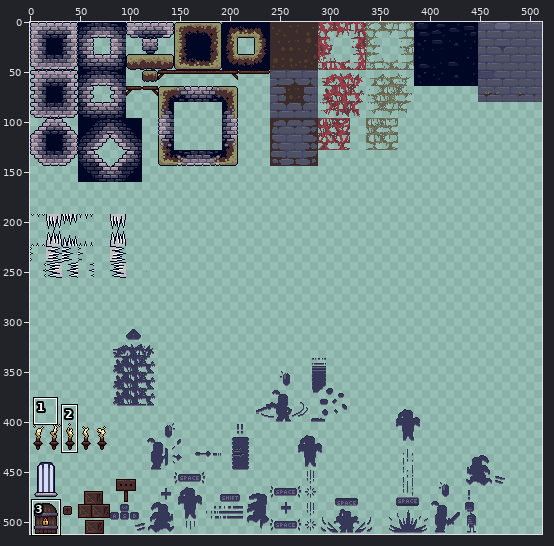
File history of a sprite sheet, assets/sprites/tilesetv7.png. Above, an overview of the earlier version with the close-up marked.
Close-up. Before:
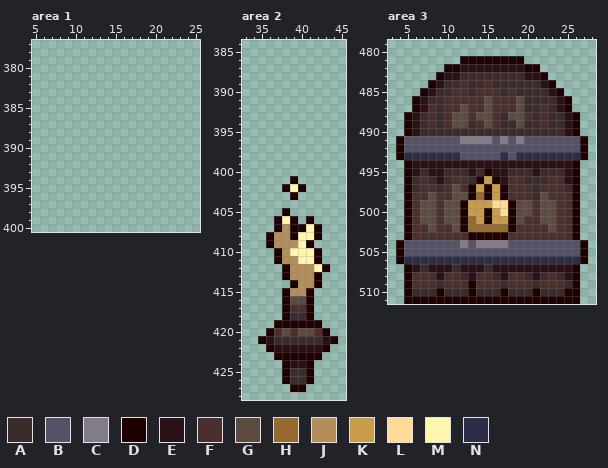
The file is 512x512 pixels. Colours within 5 levels of each other are drawn and written as one. Shown: area 1: x 5..25, y 377..400; area 2: x 33..45, y 384..428; area 3: x 3..28, y 479..511. The commit also changed other parts of the picture, which this record leaves out.
Palette (. is transparent): A #3b2b2a  B #555166  C #847b8a  D #1f0000  E #291115  F #4b2f2e  G #5c4b41  H #956b32  J #b38e58  K #c99c4a  L #ffdb97  M #fff6ab  N #2c2e47
Pixels before, area 2, first column x 35:
401 ....D.....
402 ...DMD....
403 ....D.....
404 ..........
405 ...D......
406 ..DMD.D...
407 ..DJDDMD..
408 .DJJDMMD..
409 .DJJJMD...
410 ..DJMMMD..
411 ..DJJMMD..
412 ...DJJJMD.
413 ...DJJJD..
414 ....DJJD..
415 ...DJJD...
416 ...DGGD...
417 ...DFFD...
418 ...DAAD...
419 ..DDDDDD..
420 .DFGFGGFD.
421 DEAAAAAAED
422 .DEEEEEED.
423 ..DDDDDD..
424 ...DEED...
425 ...DAAD...
426 ...DAAD...
427 ....DD....
Pixels before, area 3, first column x 4:
481 ........DDDDDDDD........
482 ......DDEEEEEEEEDD......
483 .....DEEAAAAAAAAEED.....
484 ....DEAAFAAFAAAAAAED....
485 ...DEAAFFAFFFAFAAAAED...
486 ..DEAAFFFFFGFFFGAAAAED..
487 ..DEFAFFGFFGFFFGAAFAED..
488 .DEAFAFGGFGGFAGGFAFAAED.
489 .DEAFAFGGAFGFAAGAAFAAED.
490 .DEAAAAAAAAAAAAAAAAAAED.
491 DBBBBBBBCCCCBCBCBBBBBBBD
492 DBBBBBBBBBBBBBBBBBBBBBBD
493 DNNNNNNNBBBBBNBNNNNNNNND
494 .DEEEEEEEEEEEEEEEEEEEED.
495 .DEAEEAAAEADEEAAAEAAAED.
496 .DAFAEAFFADKDEFFAAAFFED.
497 .DAFFAFGFDKDKDFFFAFFFAD.
498 .DFFGFFGGDHDKDFFFAGFFFD.
499 .DFGGFGGDKKKLLDGGFGGFFD.
500 .DFGGFGGDKKDKLDGGFGGFFD.
501 .DFGGFGGDHKDKKDGFFGGFFD.
502 .DFFGFFGDHHHHHDFFFFGFFD.
503 .DFFFFFFFDDDDDFFFFFFFFD.
504 DBBBBBBBCBCCCCBBBBBBBBBD
505 DBBBBBBBBBBBBBBBBBBBBBBD
506 DNNNNNNNNNNNNNNNNNNNNNND
507 .DEAEEEAEEEAEEEEEEEEEED.
508 .DFFFEFFAEFFAEFFAEAFAED.
509 .DFFFAFFFDFFFAFFFAFFFAD.
510 .DAAADAAADAAADAAADAAADD.
511 .DDDDDDDDDDDDDDDDDDDDDD.
The same view after the edit:
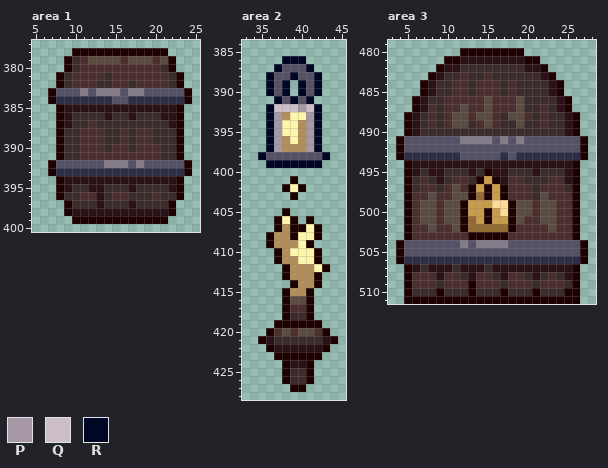
Colours new in this view: P #a597a3  Q #cbbec9  R #000725
Changes in this commit:
Area 1:
The edit adds colour A in row 379 at x 10; in row 380 at x 10 and 21; in row 381 at x 9, 14 and 22; in row 382 at x 9, 13 to 14, 17 and 22; in row 386 at x 10 to 13, 15 to 16 and 18 to 20; in row 387 at x 10 to 11 and 13 to 21.
The edit adds colour A in rows 388 to 389 at x 9 to 10, 14 to 15, 17 and 20 to 22; in row 390 at x 9 to 10, 14, 17 and 21 to 22; in row 391 at x 9 to 10 and 21 to 22; in row 395 at x 10 to 11, 14 to 16 and 18 to 21; in row 396 at x 9 to 10, 14, 17 to 19 and 21 to 22; in row 397 at x 10 to 12, 14 to 16 and 18 to 21.
The edit adds colour B in row 383 at x 8 to 10, 12, 16 and 19 to 23; in row 384 at x 15 to 16; in row 392 at x 8 to 13, 17 and 19 to 23.
The edit adds colour C in row 383 at x 11, 13 to 15 and 17 to 18; in row 392 at x 14 to 16 and 18.
The edit adds colour D in row 378 at x 10 to 21; in rows 379 to 380 at x 9 and 22; in rows 381 to 382 at x 8 and 23; in rows 383 to 384 at x 7 and 24; in rows 385 to 391 at x 8 and 23; in rows 392 to 393 at x 7 and 24.
The edit adds colour D in rows 394 to 396 at x 8 and 23; in rows 397 to 398 at x 9 and 22; in row 399 at x 10 to 21.
The edit adds colour E in row 385 at x 9 to 22; in row 386 at x 9, 14, 17 and 21 to 22; in row 387 at x 9 and 22; in row 394 at x 9 to 22; in row 395 at x 9, 12 to 13, 17 and 22; in row 396 at x 13.
The edit adds colour E in row 397 at x 13 and 17; in row 398 at x 10 to 21.
The edit adds colour F in row 379 at x 11, 16 and 20; in row 380 at x 11 to 20; in row 381 at x 10 to 13 and 15 to 21; in row 382 at x 10 to 12, 15 to 16 and 18 to 21; in row 387 at x 12; in rows 388 to 389 at x 11 to 13, 16 and 18 to 19.
The edit adds colour F in row 390 at x 11 to 13, 15 to 16 and 18 to 20; in row 391 at x 11 to 20; in row 396 at x 11 to 12, 15 to 16 and 20.
The edit adds colour G in row 379 at x 12 to 15, 17 to 19 and 21.
The edit adds colour N in row 384 at x 8 to 14 and 17 to 23; in row 393 at x 8 to 23.
Area 2:
The edit adds colour B in row 387 at x 38 to 40; in row 388 at x 37 to 38 and 40 to 41; in rows 389 to 390 at x 37 and 41; in row 391 at x 38 and 40; in row 398 at x 36 to 42.
The edit adds colour J in row 393 at x 38; in rows 394 to 395 at x 40; in row 396 at x 38 and 40; in row 397 at x 38 to 40.
The edit adds colour M in row 393 at x 39 to 40; in rows 394 to 395 at x 38 to 39; in row 396 at x 39.
The edit adds colour P in row 392 at x 40; in rows 393 to 397 at x 37 and 41.
The edit adds colour Q in row 392 at x 37 to 39 and 41.
The edit adds colour R in row 386 at x 38 to 40; in row 387 at x 37 and 41; in row 388 at x 36, 39 and 42; in rows 389 to 390 at x 36, 38, 40 and 42; in row 391 at x 37, 39 and 41; in rows 392 to 397 at x 36 and 42.
The edit adds colour R in row 398 at x 35 and 43; in row 399 at x 36 to 42.
Area 3:
Colour E gives way to colour A in row 482 at x 12 to 19; in row 483 at x 10 to 11 and 20 to 21; in row 484 at x 9 and 22.
The edit adds colour D in row 480 at x 12 to 19; in row 481 at x 10 to 11 and 20 to 21; in row 482 at x 9 and 22; in row 483 at x 8 and 23; in row 484 at x 7 and 24.
Colour D gives way to colour E in row 481 at x 12 to 19; in row 482 at x 10 to 11 and 20 to 21; in row 483 at x 9 and 22; in row 484 at x 8 and 23.
Colour A gives way to colour F in row 483 at x 12 and 15; in row 484 at x 11, 14, 16 and 18.
Boxes around the changes in both close-ups, in picture pixels (x1, y1, x2, y2):
added: (48, 48, 192, 224)
added: (258, 56, 330, 168)
changed: (420, 48, 564, 88)
